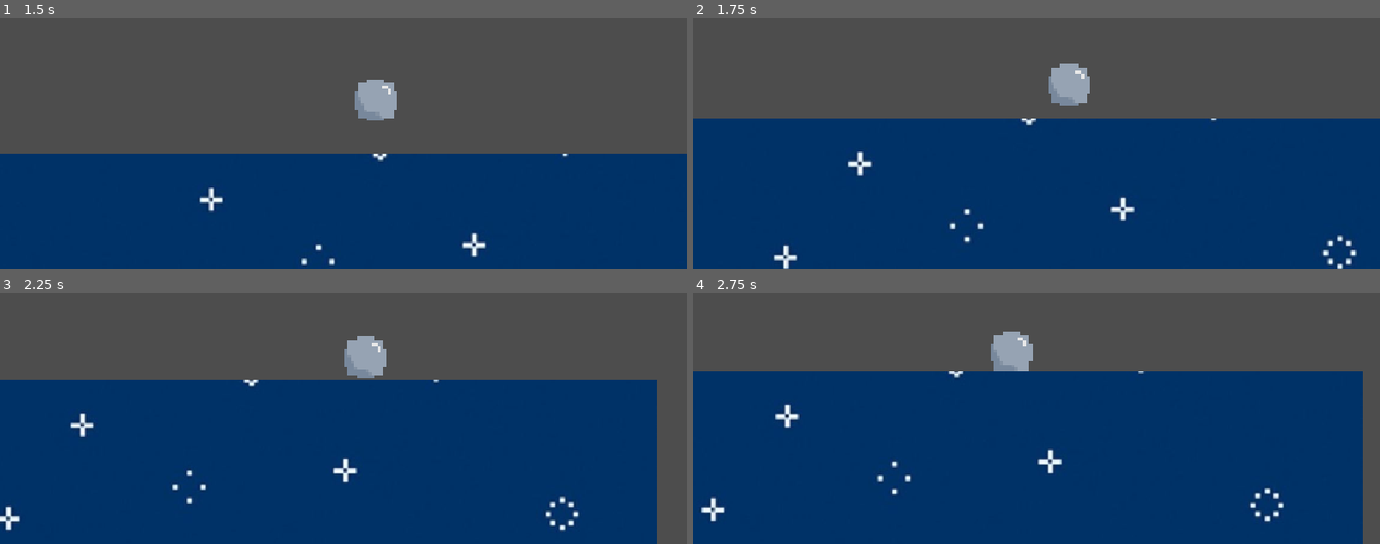
Above: before the commit, frames 1-4 (two rows, left to right).
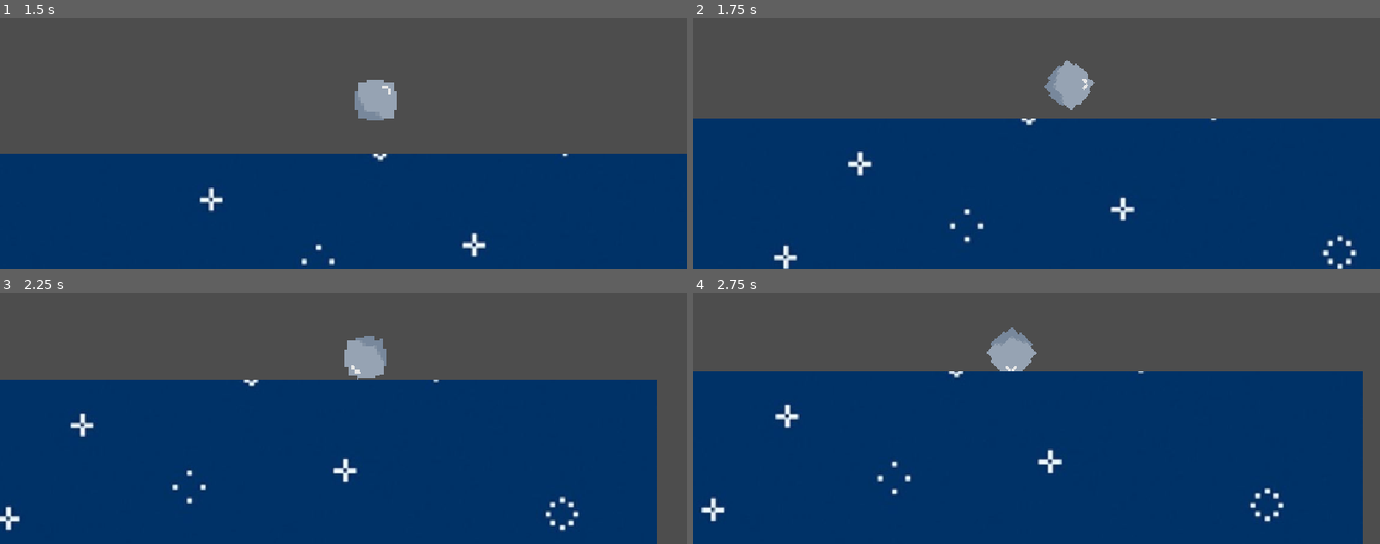
Above: after the commit, the same moments.

Repository: Captsaiz/haven-project
Game: Godot game, scene res://scenes/main.tscn
The game is run twice, just before and just after one commit, with the same random seed, the same clock (stepped at 60 frames per second) and the same inputs.
Inputs:
- Up to frame 1 (1.5 s): tap Enter (ui_accept) at 0.5, 0.77 s; hold Right (ui_right) from 0.53 s (still down)
- Up to frame 2 (1.75 s): keep holding Right (ui_right); tap Enter (ui_accept) at 1.52 s
- Up to frame 3 (2.25 s): release Right (ui_right) at 2.03 s; hold Left (ui_left) from 2.03 s (still down)
- Up to frame 4 (2.75 s): keep holding Left (ui_left)

Frame 1 is identical in both runs. In frame 2, 0.3% of the frame differs, in the area x 51-59%, y 16-37%; in frame 3, 0.3%; in frame 4, 0.4%, in the area x 42-50%, y 13-32%.

Commit message:
Added that_ball spinning physic

Diff:
--- a/scenes/the_ball.tscn
+++ b/scenes/the_ball.tscn
@@ -38,5 +38,5 @@
 shape = SubResource("CircleShape2D_1byfu")
 
 [node name="RayCast2D" type="RayCast2D" parent="." unique_id=276634303]
-position = Vector2(-2, 0)
+position = Vector2(0, 63)
 target_position = Vector2(0, 150)
--- a/scripts/the_ball.gd
+++ b/scripts/the_ball.gd
@@ -13,6 +13,7 @@
 var PLATFORM_Y: float = 0.0
 var ORIGIN_PLATFORM_Y: float = 0.0
 var LAND_VELOCITY_Y: float = 0.0
+var SPIN_INERTIA: float = 0.0
 
 
 func jump() -> void:
@@ -25,6 +26,13 @@
 
 	print("jump pos:" + str(PLATFORM_Y - global_position.y)) # DEBUG
 
+
+func process_rotate() -> void:
+
+	if is_on_floor():
+		SPIN_INERTIA = remap(velocity.x, -MAX_SPEED, MAX_SPEED, -5, 5)
+
+	rotation_degrees += SPIN_INERTIA
 
 func _physics_process(delta: float) -> void:
 
@@ -57,3 +65,4 @@
 		velocity.x = move_toward(velocity.x, 0, FRICTION) # speeding down
 
 	move_and_slide()
+	process_rotate()
